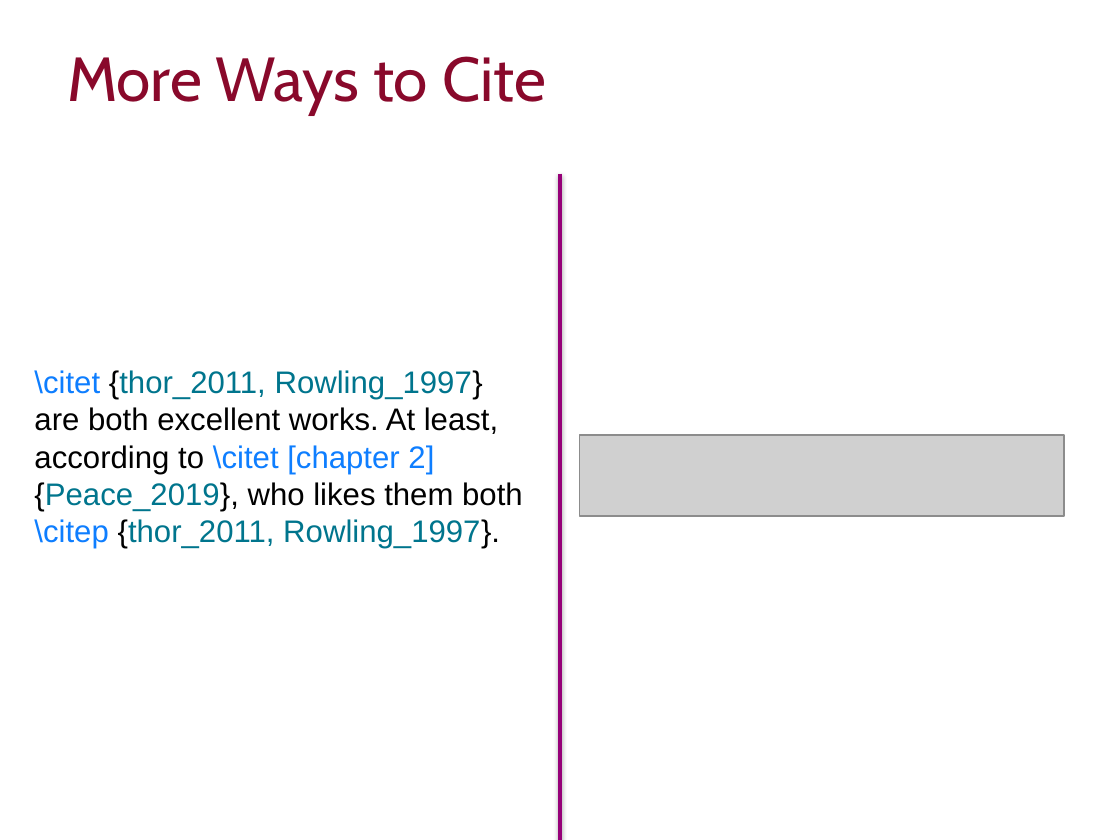
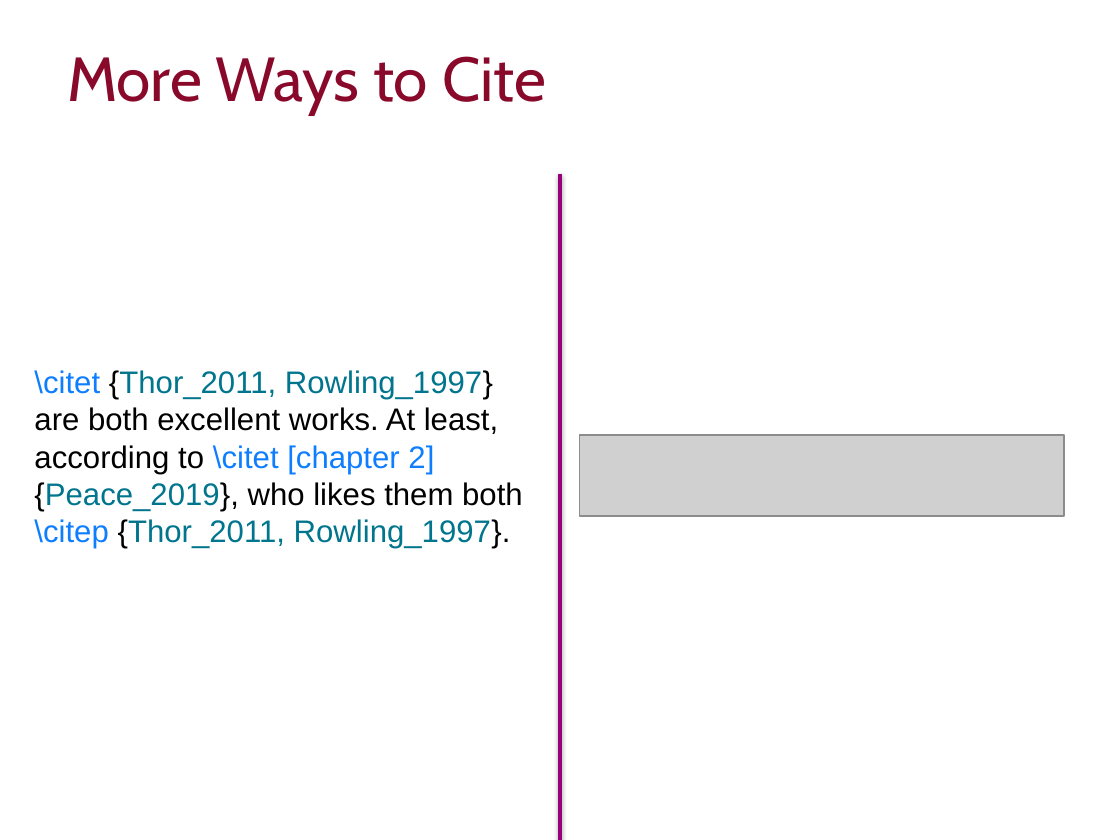
Before and after one commit to ImperialCollegeLondon/RCDS-writing-theses-in-latex, a slide deck: slide 35 of Writing Theses in Latex Slides.pptx. Drawn at 1120x840 pixels with LibreOffice and Linux fonts; fonts in the diff are those of the drawing; grey boxes stand for pictures; background and template pictures are left out. Boxes give left, top, right and bottom in pixels: in the first picture for what was removed or moved away, otherwise in the second. Text is boxed around its words. In the diff, an @@ line names an element or a change of style, - is before the commit and + after.

```diff
--- a/Writing Theses in Latex Slides.pptx
+++ b/Writing Theses in Latex Slides.pptx
@@ text at (34,370,523,549): text changed @@
-\citet {thor_2011, Rowling_1997} are both excellent works. At least, according to \citet [chapter 2] {Peace_2019}, who likes them both \citep {thor_2011, Rowling_1997}.
+\citet {Thor_2011, Rowling_1997} are both excellent works. At least, according to \citet [chapter 2] {Peace_2019}, who likes them both \citep {Thor_2011, Rowling_1997}.
```
Also in this commit, not shown: 4 other slides changed.
